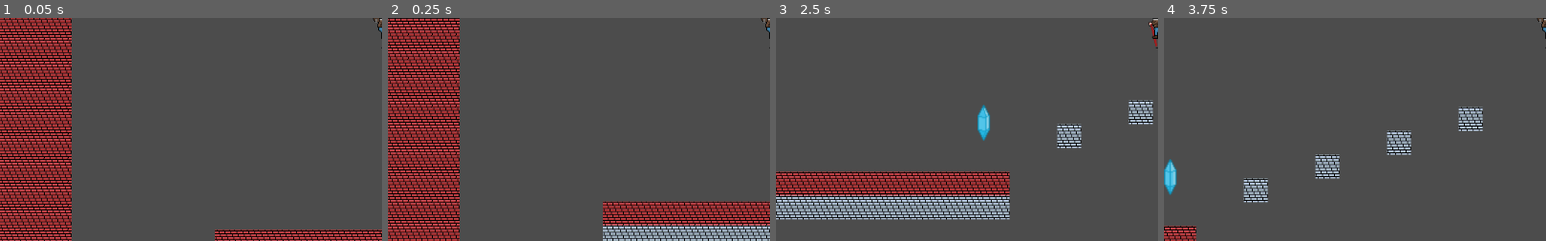
Above: before the commit, frames 1-4 (left to right).
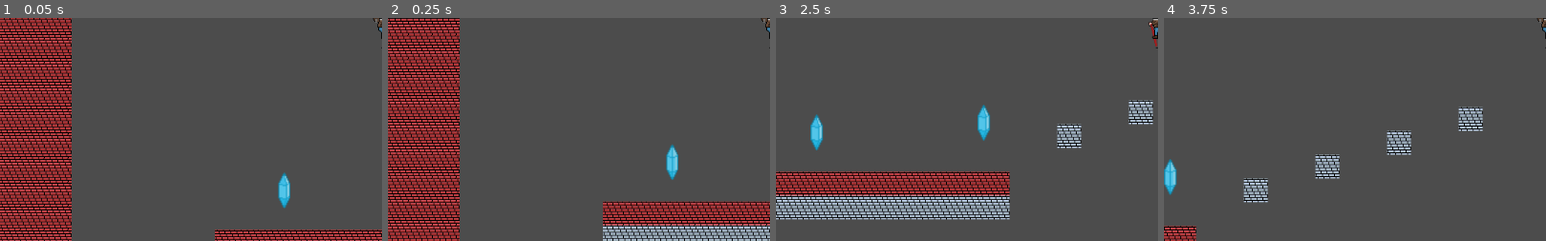
Above: after the commit, the same moments.

Repository: Tiggles/Github-Gameoff-2019
Game: Godot game, scene res://Main.tscn
The game is run twice, just before and just after one commit, with the same random seed, the same clock (stepped at 60 frames per second) and the same inputs.
Inputs:
- Up to frame 1 (0.05 s): no input
- Up to frame 2 (0.25 s): no input
- Up to frame 3 (2.5 s): hold Right (ui_right) 0.53-2.03 s; hold Left (ui_left) from 2.03 s (still down)
- Up to frame 4 (3.75 s): release Left (ui_left) at 2.78 s; hold Right (ui_right) from 2.78 s (still down)
The pictures show only the part of the screen within x 0-50%, y 49-99%; the shares and areas given below are measured in that part.

The runs differ from the first frame. In frame 1, 0.4% of the frame differs, in the area x 72-76%, y 69-86%; in frame 2, 0.4%; in frame 3, 0.4%, in the area x 9-13%, y 43-60%; in frame 4, nothing differs.

Commit message:
Make gems collectable

Diff:
--- a/GGGG/HUD.tscn
+++ b/GGGG/HUD.tscn
@@ -42,13 +42,13 @@
 margin_right = 42.0
 margin_bottom = 32.0
 
-[node name="Coin" parent="HBoxContainer/Bars/VBoxContainer" instance=ExtResource( 2 )]
+[node name="Gem" parent="HBoxContainer/Bars/VBoxContainer" instance=ExtResource( 2 )]
 position = Vector2( 57.1078, 7.31608 )
 scale = Vector2( 0.5, 0.5 )
 collision_layer = 0
 collision_mask = 0
 
-[node name="CoinCount" type="Label" parent="HBoxContainer/Bars/VBoxContainer"]
+[node name="GemCount" type="Label" parent="HBoxContainer/Bars/VBoxContainer"]
 margin_right = 42.0
 margin_bottom = 14.0
 text = "0"
--- a/GGGG/Main.gd
+++ b/GGGG/Main.gd
@@ -2,11 +2,9 @@
 
 export (PackedScene) var Heart
 
-func _ready():
-	pass # Replace with function body.
-
-func _on_Player_coin_picked(count: int) -> void:
-	$CanvasLayer/HUD/HBoxContainer/Bars/VBoxContainer/CoinCount.text = str(count)
 
 func _on_Player_damage_taken(health: int):
 	pass
+
+func _on_Player_gem_collected(gem_count: int) -> void:
+	$CanvasLayer/HUD/HBoxContainer/Bars/VBoxContainer/GemCount.text = str(gem_count)
--- a/GGGG/Main.tscn
+++ b/GGGG/Main.tscn
@@ -105,5 +105,8 @@
 [node name="CanvasLayer" type="CanvasLayer" parent="."]
 
 [node name="HUD" parent="CanvasLayer" instance=ExtResource( 7 )]
-[connection signal="coin_picked" from="Player" to="." method="_on_Player_coin_picked"]
+
+[node name="Gem" parent="." instance=ExtResource( 5 )]
+position = Vector2( 125.108, 394.251 )
 [connection signal="damage_taken" from="Player" to="." method="_on_Player_damage_taken" binds= [ 1 ]]
+[connection signal="gem_collected" from="Player" to="." method="_on_Player_gem_collected"]
